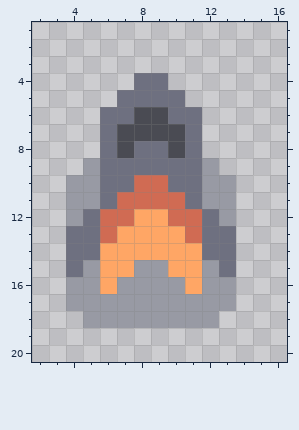
Pixel-art sprite, stored at sprites/units/weapons/burst-weapon.png. The picture above is the old version.
The file is 18x23 pixels. Shown: x 2..16, y 1..20.
After the commit:
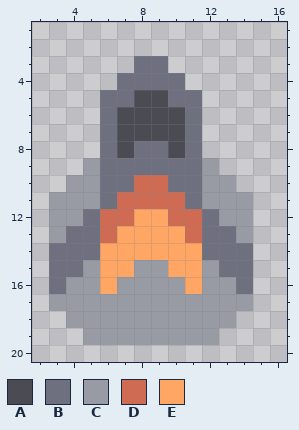
Palette (. is transparent): A #4a4b53  B #6e7080  C #989aa4  D #d06b53  E #ffa665
Change:
@@ x 4..13 @@
  2 ..........
- 3 ..........
- 4 ....BB....
- 5 ...BBBB...
- 6 ..BBAABB..
+ 3 ....BB....
+ 4 ...BBBB...
+ 5 ..BBAABB..
+ 6 ..BAAAAB..
  7 ..BAAAAB..
@@ x 2..16 @@
 10 ..CCBBDDBBCC...
-11 ..CCBDDDDBCC...
-12 ..CBDDEEDDBC...
-13 ..BBDEEEEDBB...
-14 ..BBEEEEEEBB...
-15 ..BCEECCEECB...
-16 ..CCECCCCECC...
-17 ..CCCCCCCCCC...
-18 ...CCCCCCCC....
-19 ...............
+11 .CCCBDDDDBCCC..
+12 .CCBDDEEDDBCC..
+13 .CBBDEEEEDBBC..
+14 .BBBEEEEEEBBB..
+15 .BBCEECCEECBB..
+16 .BCCECCCCECCB..
+17 .CCCCCCCCCCCC..
+18 ..CCCCCCCCCC...
+19 ...CCCCCCCC....
 20 ...............
